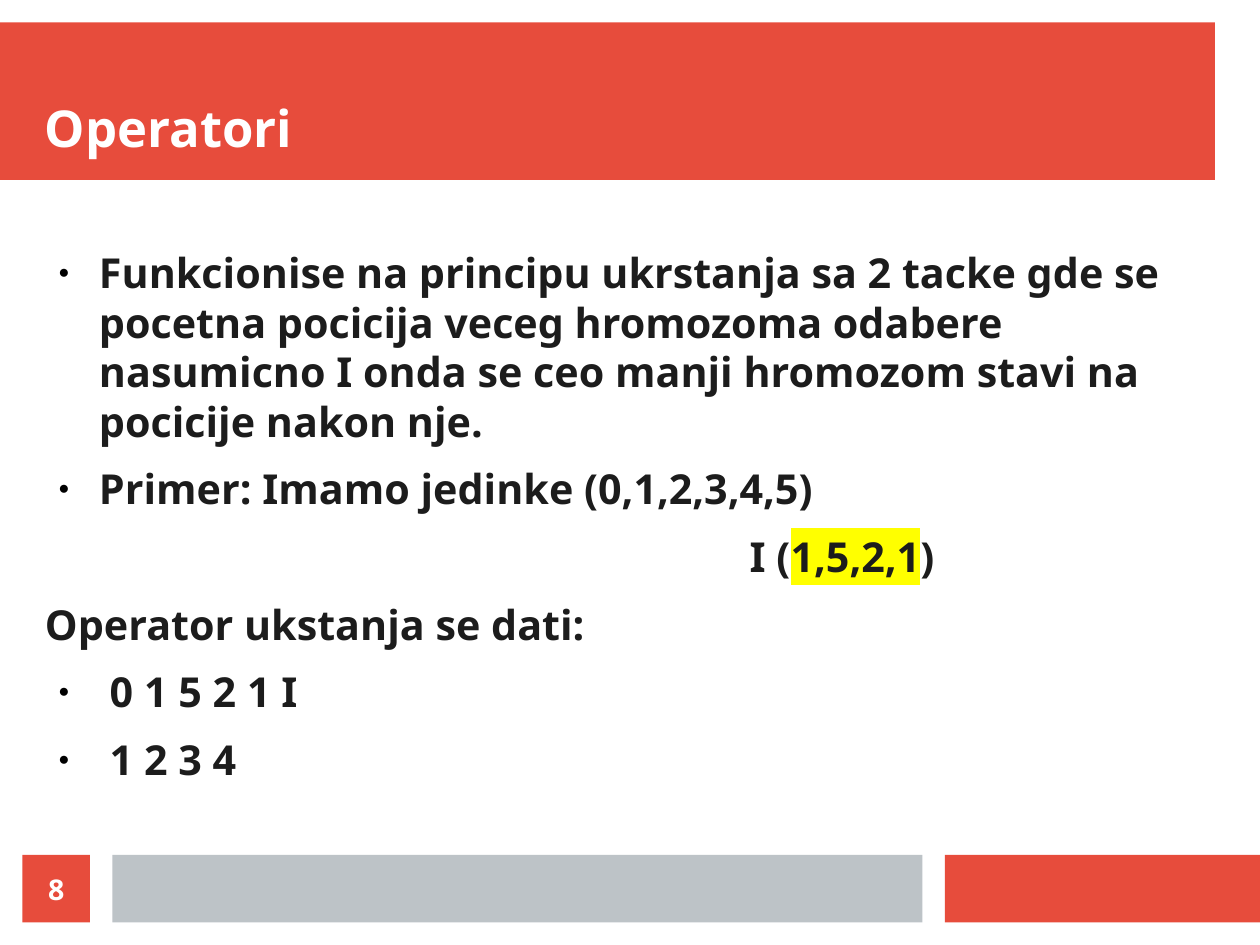
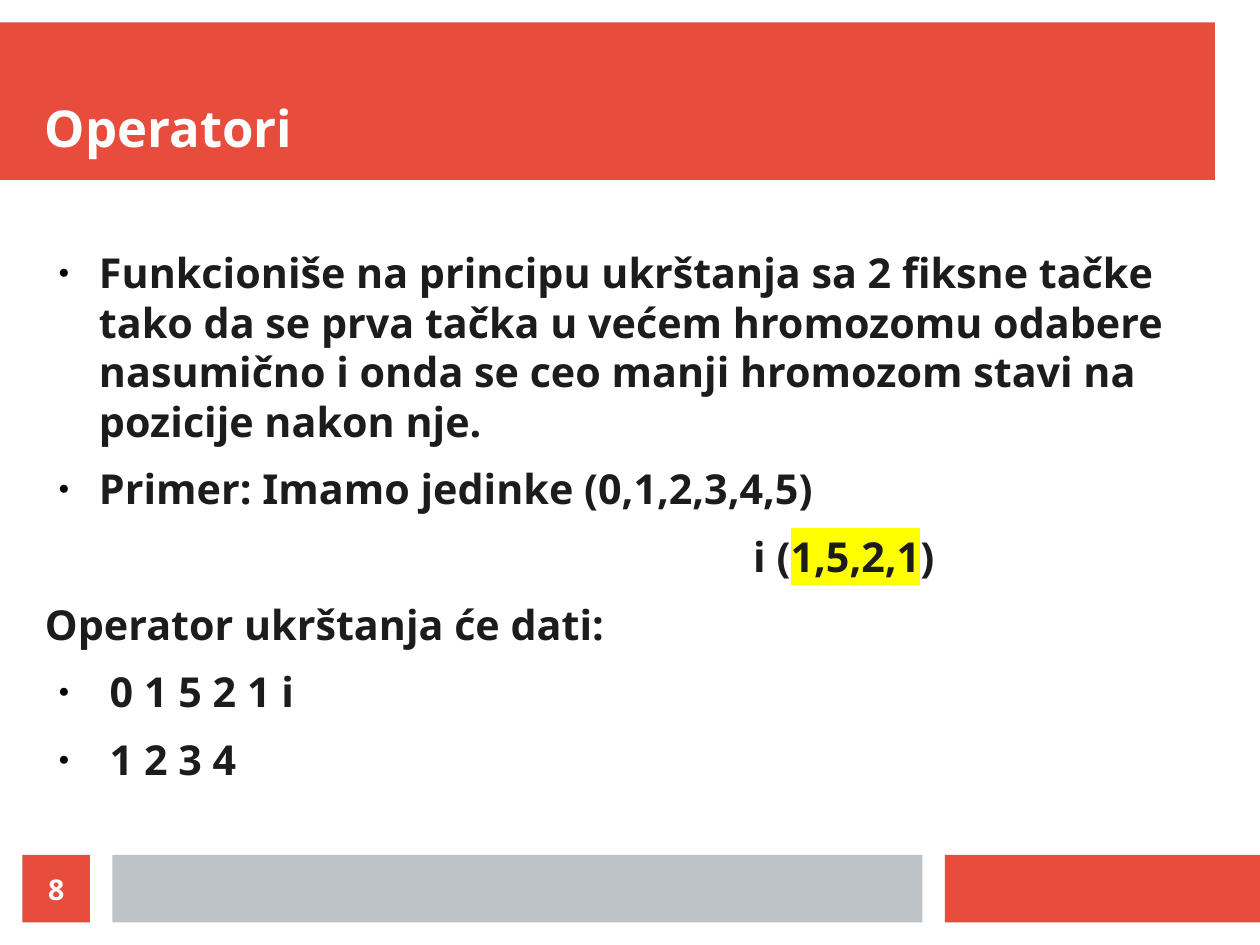
Before and after one commit to LukaVujcic/Minimum-Sorting-By-Reversals, a slide deck: slide 8 of prezentacija.odp. Drawn at 1260x945 pixels with LibreOffice and Linux fonts; fonts in the diff are those of the drawing. Boxes give left, top, right and bottom in pixels: in the first picture for what was removed or moved away, otherwise in the second. Text is boxed around its words. In the diff, an @@ line names an element or a change of style, - is before the commit and + after.

```diff
--- a/prezentacija.odp
+++ b/prezentacija.odp
@@ text at box(99, 256, 1162, 447): text changed @@
-● Funkcionise na principu ukrstanja sa 2 tacke gde se pocetna pocicija veceg hromozoma odabere nasumicno I onda se ceo manji hromozom stavi na pocicije nakon nje.
+● Funkcioniše na principu ukrštanja sa 2 fiksne tačke tako da se prva tačka u većem hromozomu odabere nasumično i onda se ceo manji hromozom stavi na pozicije nakon nje.
@@ text at box(45, 533, 935, 708): text changed @@
-I (1,5,2,1)
-Operator ukstanja se dati:
-● 0 1 5 2 1 I
+i (1,5,2,1)
+Operator ukrštanja će dati:
+● 0 1 5 2 1 i
```
Also in this commit, not shown: 10 other slides changed.
